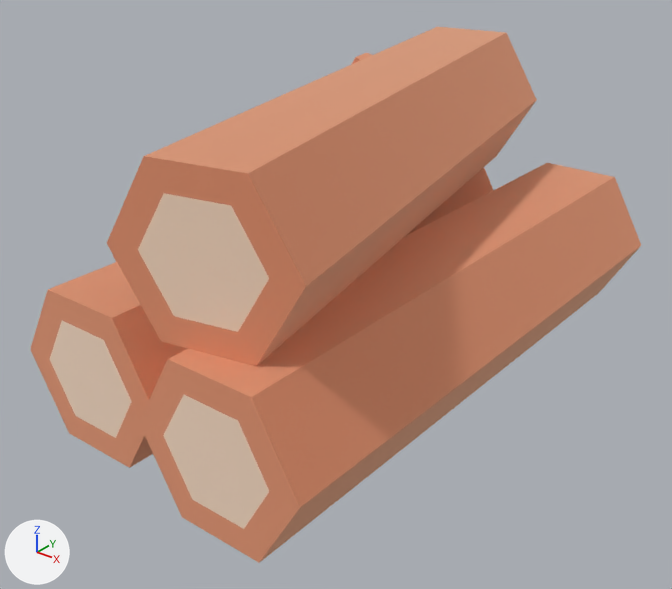
Renders of the glTF model assets/props/nature/log_stack.glb from each side of a commit.
One viewpoint serves both versions: a 50 mm lens placed at (0.606, -0.816, 0.528), pointed at (-0.011, -0.044, 0.05). Arrows for +X, +Y and +Z are at lower left; the lights stay in place. The first picture is the older version. Vertices at exactly the same position are counted once.

The scene before the commit, as lines of its bpy script (objects in view):
```python
me_mesh_log_stack = bpy.data.meshes.new('Mesh log_stack')
me_mesh_log_stack.from_pydata(...)  # 92 vertices, 184 faces; spans x -0.225..0.2, y -0.355..0.355, z 0.0..0.346
# faces by material slot: [160, 24]
me_mesh_log_stack.materials.append(mat_woodbark)  # beige #f2be9e
me_mesh_log_stack.materials.append(mat_woodinner)  # pale yellow #fbedde
ob_log_stack = bpy.data.objects.new('log_stack', me_mesh_log_stack)
ob_log_stack.parent = ob_tmpparent
ob_log_stack.location = (0.0, 0.0, -0.05)
ob_tmpparent = bpy.data.objects.new('tmpParent', None)
ob_tmpparent.location = (0.0, 0.0, 0.0)
```
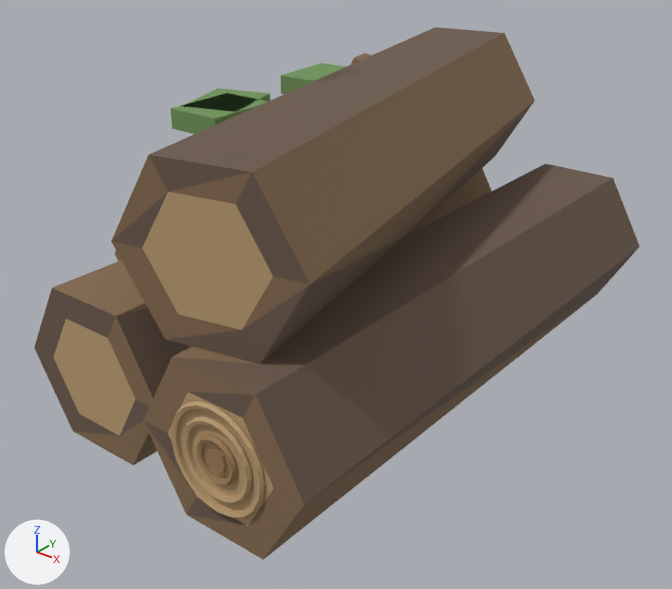
ob_tmpparent is not drawn itself; it is the parent of ob_log_stack.

The change in detail:
Material 'bark.002' (mat_bark_002) is new.
Its base color is (0.24, 0.15, 0.08) (brown #866c50).
Its roughness is 0.9.
Material 'cream.002' (mat_cream_002) is new.
Its base color is (0.78, 0.7, 0.52) (beige #e5dabf).
Its roughness is 0.8.
Material 'ring.002' (mat_ring_002) is new.
Its base color is (0.5, 0.34, 0.17) (brown #bc9e73).
Its roughness is 0.8.
Material 'capRed.002' (mat_capred_002) is new.
Its base color is (0.62, 0.08, 0.06) (red #ce5045).
Material 'moss.002' (mat_moss_002) is new.
Its base color is (0.16, 0.3, 0.1) (green #6f9559).
Its roughness is 0.95.
Material 'ringDark.002' (mat_ringdark_002) is new.
Its base color is (0.34, 0.2, 0.09) (brown #9e7c55).
Its roughness is 0.8.
Material 'barkDark.002' (mat_barkdark_002) is new.
Its base color is (0.15, 0.1, 0.07) (brown #6c594b).
Its roughness is 0.9.
me_mesh_log_stack is used by ob_log_stack; parent ob_tmpparent; location (0.0, 0.0, -0.05).
me_mesh_log_stack had 92 vertices, 184 faces and spanned x -0.225..0.2, y -0.355..0.355, z 0.0..0.346.
me_mesh_log_stack now has 946 vertices, 1856 faces and spans x -0.225..0.2, y -0.36..0.36, z 0.0..0.346.
me_mesh_log_stack part 1: a new loose piece, an 8-sided cylinder along y spanning x 0.088..0.112, y -0.359..-0.355, z 0.0746..0.0986, in mat_ringdark_002 (brown #9e7c55).
me_mesh_log_stack part 2: 300 vertices added at x 0.042..0.158, y -0.36..-0.354, z 0.029..0.144.
me_mesh_log_stack part 3: 16 vertices added at x -0.099..-0.016, y -0.223..-0.116, z 0.326..0.346.
me_mesh_log_stack part 4: 8 vertices added at x -0.094..-0.028, y -0.047..0.037, z 0.326..0.346.
me_mesh_log_stack part 5: 87 faces spanning x -0.225..0.2, y -0.355..0.355, z 0.0..0.346 switch from mat_woodbark (beige #f2be9e) to mat_bark_002 (brown #866c50).
me_mesh_log_stack part 6: 73 faces spanning x -0.225..0.2, y -0.355..0.355, z 0.0..0.346 switch from mat_woodbark (beige #f2be9e) to mat_barkdark_002 (brown #6c594b).
me_mesh_log_stack part 7: 24 faces spanning x -0.166..0.166, y -0.355..0.355, z 0.029..0.317 switch from mat_woodinner (pale yellow #fbedde) to mat_ring_002 (brown #bc9e73).
Other edits to the shape of me_mesh_log_stack do not show in these pictures.
me_mesh_log_stack gains material mat_ringdark_002 (brown #9e7c55).
me_mesh_log_stack gains material mat_moss_002 (green #6f9559).
me_mesh_log_stack gains material mat_cream_002 (beige #e5dabf).
me_mesh_log_stack gains material mat_capred_002 (red #ce5045).
Object 'tmpParent' (ob_tmpparent) is rescaled from (1.0, 1.0, 1.0) to (1.0, 0.985, 1.0).

Boxes [x1, y1, x2, y2] around the edits, measured in the pictures (672 x 589 px):
'log_stack', reshaped, rescaled: before [30, 27, 641, 563]; after [34, 27, 640, 559]
part 1 of me_mesh_log_stack, added: after [206, 448, 228, 473]
part 2 of me_mesh_log_stack, added (brown): after [171, 401, 265, 518]
part 3 of me_mesh_log_stack, added (green): after [171, 88, 270, 134]
part 4 of me_mesh_log_stack, added (green): after [281, 63, 364, 94]
part 5 of me_mesh_log_stack, recoloured: [53, 34, 596, 559] in both
part 6 of me_mesh_log_stack, recoloured (darker): [34, 27, 640, 523] in both
part 7 of me_mesh_log_stack, recoloured: [53, 194, 269, 525] in both
